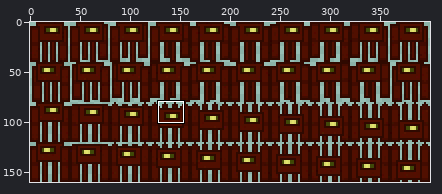
Two states of a sprite sheet, res/sprite_sheet_golem.png. The first picture is a wide view before the edit; the outline marks the close-up.
Close-up. Before the commit:
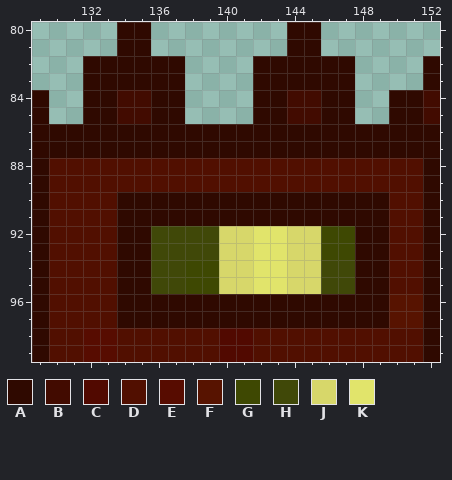
The file is 400x160 pixels. Colours within 5 levels of each other are drawn and written as one. Shown: x 129..152, y 80..99. The commit also changed other parts of the picture, which this record leaves out.
Palette (. is transparent): A #2f0900  B #420b00  C #510900  D #510f00  E #570c00  F #571300  G #3e4802  H #404808  J #d7d76a  K #e1e46b
Pixels before, first column x 129:
 80 .....AA........AA.......
 81 .....AA........AA.......
 82 ...AAAAAA....AAAAAA....A
 83 ...AAAAAA....AAAAAA....A
 84 A..AABBAA....AABBAA..AAB
 85 A..AABBAA....AABBAA..AAB
 86 AAAAAAAAAAAAAAAAAAAAAAAA
 87 AAAAAAAAAAAAAAAAAAAAAAAA
 88 ADDDDDDDDDDDDDDDDDDDDDDA
 89 ADDDDDDDDDDDDDDDDDDDDDDA
 90 ADDDDAAAAAAAAAAAAAAAADDA
 91 ADDDDAAAAAAAAAAAAAAAADDA
 92 ADDDDAAHHHHJJKKJJGGAADDA
 93 ADDDDAAHHHHJJKKJJGGAADDA
 94 ADDDDAAHHGGJJKKJJHHAADDA
 95 ADDDDAAHHGGJJKKJJHHAADDA
 96 ADDDDAAAAAAAAAAAAAAAAFFA
 97 ADDDDAAAAAAAAAAAAAAAAFFA
 98 ADDEEDDDDDDCCDDDDDDDDDDA
 99 ADDEEDDDDDDCCDDDDDDDDDDA
Now the later version:
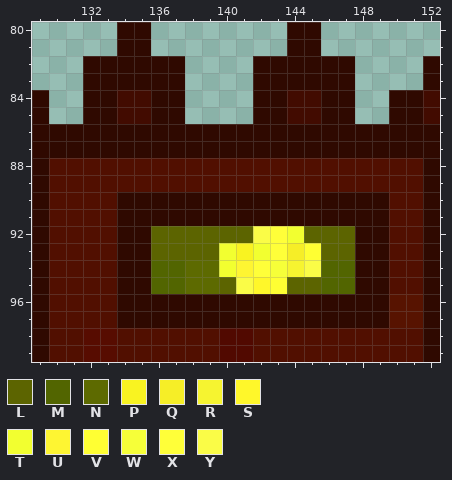
Colours new in this view: L #5c6400  M #526500  N #5d6a00  P #f9f321  Q #f6ee27  R #f6f430  S #fff72a  T #f2ff30  U #fef532  V #ffff33  W #f6ff39  X #ffff39  Y #fafc47
Changes in this commit:
Changed rows in their new state; - is an unchanged pixel.
first column x 136:
 92 LLLLLLYXTLLL
 93 LLLLTPTXQVLL
 94 MMNNTUXWRYMM
 95 MMNNLYSVLLMM
